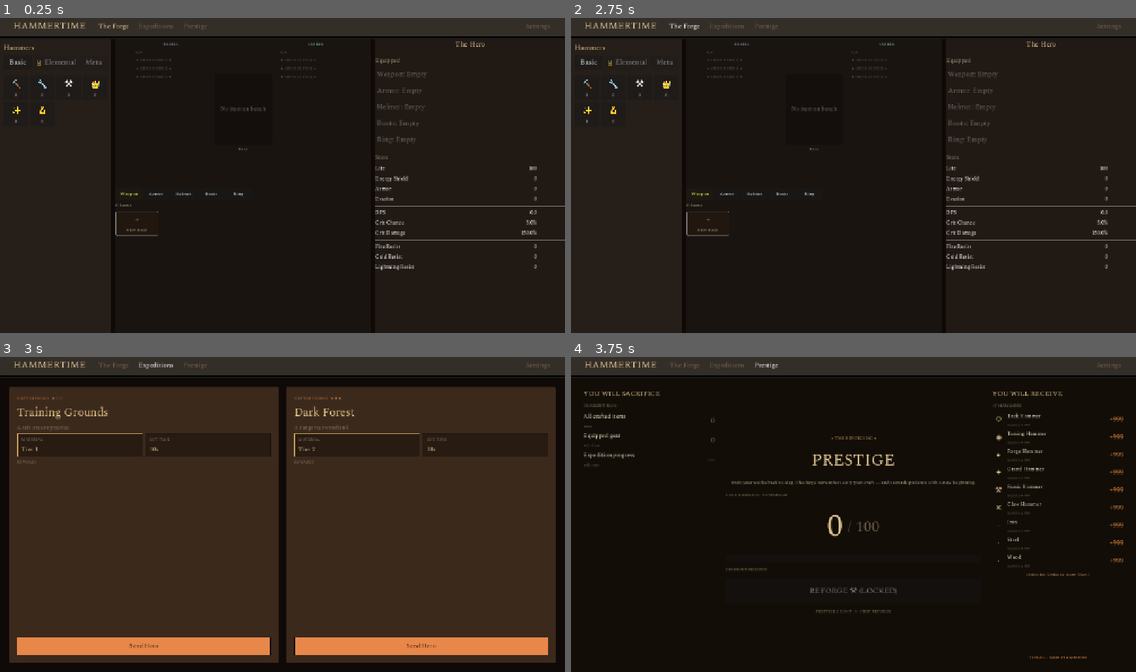
Above: before the commit, frames 1-4 (two rows, left to right).
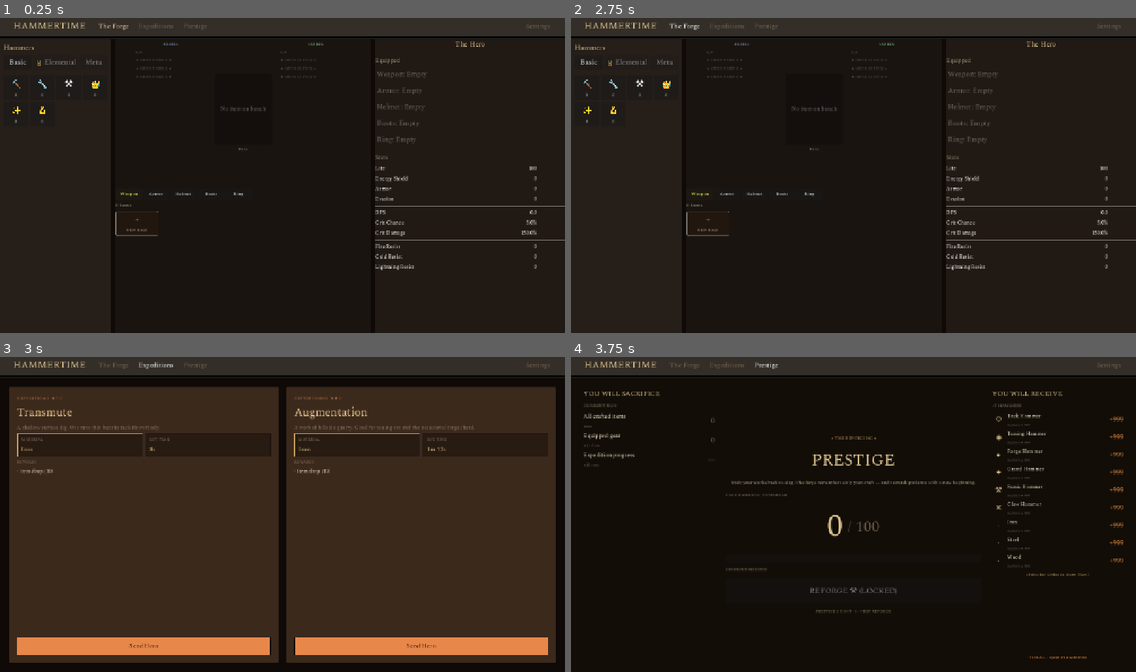
Above: after the commit, the same moments.

Repository: loginn/hammertime
Game: Godot game, scene res://scenes/main.tscn
Two runs of this game, one before a commit and one after it. Both use one fixed random seed, a clock stepped at 60 frames per second and the inputs below.
Inputs (mouse positions are in pixels of both pictures, inside the frame that each line leads up to):
- Up to frame 1 (0.25 s): no input
- Up to frame 2 (2.75 s): click (706, 222) at 0.5 s; click (706, 222) at 1.25 s; click "The Forge" at 2 s
- Up to frame 3 (3 s): click "Expeditions" at 2.75 s
- Up to frame 4 (3.75 s): click "Prestige" at 3.5 s

Frames 1-2 are identical in both runs. In frame 3, 0.7% of the frame differs, in the area x 3-84%, y 12-38%; in frame 4, nothing differs.
Error before the commit: Parse Error: Too many arguments for "create_entry()" call. Expected at most 7 but received 8. (res://models/expedition/expedition_config.gd:83)

Commit message:
fix: Write GUT tests for all 6 expedition zone configs and drop tables,…
- tests/test_expedition_zones.gd
- .gsd/milestones/M003/slices/S02/S02-UAT.md
- models/expedition/expedition_config.gd

GSD-Task: S02/T02

Diff:
--- a/models/expedition/expedition_config.gd
+++ b/models/expedition/expedition_config.gd
@@ -80,7 +80,7 @@
 		DropTable.create_entry("currency", "grand", -1, 60, 1, 2, false),
 		DropTable.create_entry("currency", "forge", -1, 25, 1, 2, false),
 		DropTable.create_entry("currency", "tuning", -1, 10, 2, 3, false),
-		DropTable.create_entry("item", "random_from_tier", Tag_List.MaterialTier.STEEL, -1, 5, 1, 1, false),
+		DropTable.create_entry("item", "random_from_tier", Tag_List.MaterialTier.STEEL, 5, 1, 1, false),
 	]
 	return dt
 
@@ -93,7 +93,7 @@
 		DropTable.create_entry("currency", "runic", -1, 60, 1, 2, false),
 		DropTable.create_entry("currency", "grand", -1, 25, 1, 1, false),
 		DropTable.create_entry("currency", "forge", -1, 10, 1, 1, false),
-		DropTable.create_entry("item", "random_from_tier", Tag_List.MaterialTier.STEEL, -1, 5, 1, 1, false),
+		DropTable.create_entry("item", "random_from_tier", Tag_List.MaterialTier.STEEL, 5, 1, 1, false),
 	]
 	return dt
 
@@ -106,7 +106,7 @@
 		DropTable.create_entry("currency", "claw", -1, 60, 1, 2, false),
 		DropTable.create_entry("currency", "runic", -1, 25, 1, 1, false),
 		DropTable.create_entry("currency", "grand", -1, 10, 1, 1, false),
-		DropTable.create_entry("item", "random_from_tier", Tag_List.MaterialTier.STEEL, -1, 5, 1, 1, false),
+		DropTable.create_entry("item", "random_from_tier", Tag_List.MaterialTier.STEEL, 5, 1, 1, false),
 	]
 	return dt
 
--- /dev/null
+++ b/tests/test_expedition_zones.gd
@@ -0,0 +1,149 @@
+extends GutTest
+
+# Tests for expedition zone configs and drop tables (M003/S02)
+
+
+func test_zone_count() -> void:
+	var configs := ExpeditionConfig.get_all_configs()
+	assert_eq(configs.size(), 6, "get_all_configs() returns exactly 6 zones")
+
+
+func test_starter_zone_count() -> void:
+	assert_eq(ExpeditionConfig.get_starter_configs().size(), 3, "3 starter zones")
+
+
+func test_rare_zone_count() -> void:
+	assert_eq(ExpeditionConfig.get_rare_configs().size(), 3, "3 rare zones")
+
+
+func test_get_configs_for_prestige_0_returns_3() -> void:
+	var configs := ExpeditionConfig.get_configs_for_prestige(0)
+	assert_eq(configs.size(), 3, "prestige 0 unlocks 3 zones")
+
+
+func test_get_configs_for_prestige_1_returns_6() -> void:
+	var configs := ExpeditionConfig.get_configs_for_prestige(1)
+	assert_eq(configs.size(), 6, "prestige 1 unlocks all 6 zones")
+
+
+func test_starter_zones_have_prestige_0() -> void:
+	for config in ExpeditionConfig.get_starter_configs():
+		assert_eq(config.required_prestige, 0, config.expedition_name + " required_prestige == 0")
+
+
+func test_rare_zones_have_prestige_1() -> void:
+	for config in ExpeditionConfig.get_rare_configs():
+		assert_eq(config.required_prestige, 1, config.expedition_name + " required_prestige == 1")
+
+
+func test_all_zones_have_unique_ids() -> void:
+	var configs := ExpeditionConfig.get_all_configs()
+	var seen_ids: Array[String] = []
+	for config in configs:
+		assert_false(config.expedition_id in seen_ids, "duplicate id: " + config.expedition_id)
+		seen_ids.append(config.expedition_id)
+
+
+func test_all_zones_have_non_empty_name_and_description() -> void:
+	for config in ExpeditionConfig.get_all_configs():
+		assert_ne(config.expedition_name, "", config.expedition_id + " has name")
+		assert_ne(config.description, "", config.expedition_id + " has description")
+
+
+func test_all_zones_have_positive_duration() -> void:
+	for config in ExpeditionConfig.get_all_configs():
+		assert_gt(config.duration_seconds, 0.0, config.expedition_name + " duration > 0")
+
+
+func test_all_zones_have_drop_table() -> void:
+	for config in ExpeditionConfig.get_all_configs():
+		assert_not_null(config.drop_table, config.expedition_name + " has drop_table")
+		assert_gt(config.drop_table.entries.size(), 0, config.expedition_name + " drop_table has entries")
+
+
+func _has_iron_guaranteed(drop_table: DropTable) -> bool:
+	for entry in drop_table.entries:
+		if entry["type"] == "item" and entry["material_tier"] == Tag_List.MaterialTier.IRON and entry["guaranteed"]:
+			return true
+	return false
+
+
+func _has_steel_entry(drop_table: DropTable) -> bool:
+	for entry in drop_table.entries:
+		if entry["type"] == "item" and entry["material_tier"] == Tag_List.MaterialTier.STEEL:
+			return true
+	return false
+
+
+func test_starter_zones_have_guaranteed_iron_drop() -> void:
+	for config in ExpeditionConfig.get_starter_configs():
+		assert_true(_has_iron_guaranteed(config.drop_table), config.expedition_name + " has guaranteed iron drop")
+
+
+func test_rare_zones_have_guaranteed_iron_drop() -> void:
+	for config in ExpeditionConfig.get_rare_configs():
+		assert_true(_has_iron_guaranteed(config.drop_table), config.expedition_name + " has guaranteed iron drop")
+
+
+func test_rare_zones_have_steel_entry() -> void:
+	for config in ExpeditionConfig.get_rare_configs():
+		assert_true(_has_steel_entry(config.drop_table), config.expedition_name + " has steel drop entry")
+
+
+func _get_steel_weight(drop_table: DropTable) -> int:
+	for entry in drop_table.entries:
+		if entry["type"] == "item" and entry["material_tier"] == Tag_List.MaterialTier.STEEL:
+			return entry["weight"]
+	return -1
+
+
+func test_rare_zones_steel_weight_is_5() -> void:
+	for config in ExpeditionConfig.get_rare_configs():
+		assert_eq(_get_steel_weight(config.drop_table), 5, config.expedition_name + " steel weight == 5")
+
+
+func test_starter_zones_have_no_steel_entry() -> void:
+	for config in ExpeditionConfig.get_starter_configs():
+		assert_false(_has_steel_entry(config.drop_table), config.expedition_name + " has no steel drop")
+
+
+func test_drop_table_roll_returns_results() -> void:
+	for config in ExpeditionConfig.get_all_configs():
+		# Roll multiple times to ensure non-empty results (guaranteed iron should always appear)
+		for _i in range(5):
+			var results := config.drop_table.roll()
+			assert_gt(results.size(), 0, config.expedition_name + " roll() returns non-empty")
+
+
+func test_transmute_expedition_id() -> void:
+	assert_eq(ExpeditionConfig.transmute().expedition_id, "transmute")
+
+
+func test_augmentation_expedition_id() -> void:
+	assert_eq(ExpeditionConfig.augmentation().expedition_id, "augmentation")
+
+
+func test_alteration_expedition_id() -> void:
+	assert_eq(ExpeditionConfig.alteration().expedition_id, "alteration")
+
+
+func test_alchemy_expedition_id() -> void:
+	assert_eq(ExpeditionConfig.alchemy().expedition_id, "alchemy")
+
+
+func test_exaltation_expedition_id() -> void:
+	assert_eq(ExpeditionConfig.exaltation().expedition_id, "exaltation")
+
+
+func test_annulment_expedition_id() -> void:
+	assert_eq(ExpeditionConfig.annulment().expedition_id, "annulment")
+
+
+func test_get_config_by_id_returns_correct_zone() -> void:
+	var cfg := ExpeditionConfig.get_config_by_id("alchemy")
+	assert_not_null(cfg)
+	assert_eq(cfg.expedition_name, "Alchemy")
+
+
+func test_get_config_by_id_returns_null_for_unknown() -> void:
+	assert_null(ExpeditionConfig.get_config_by_id("nonexistent"))
